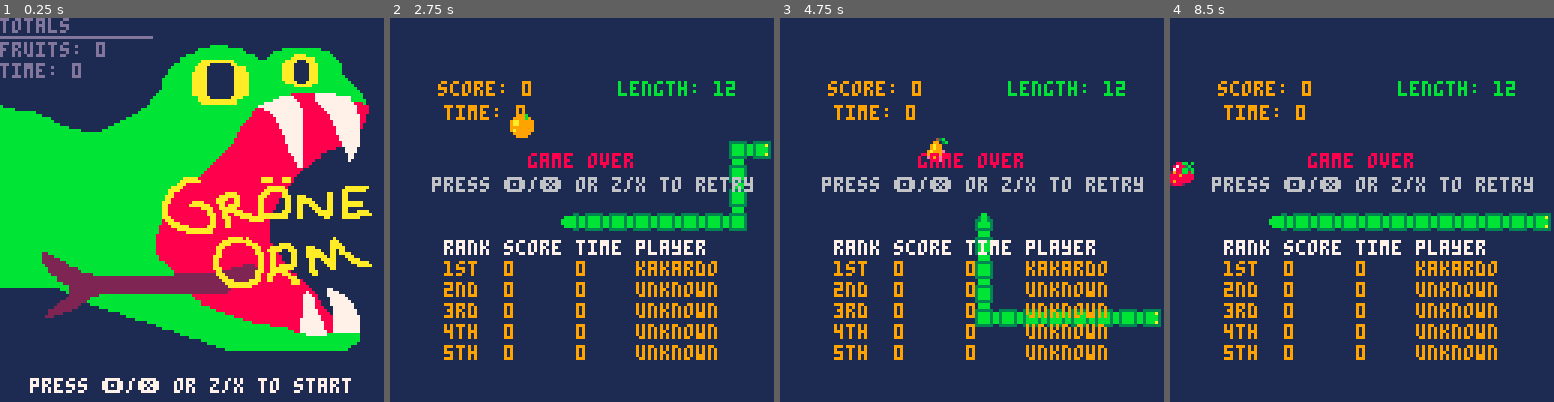
Above: before the commit, frames 1-4 (left to right).
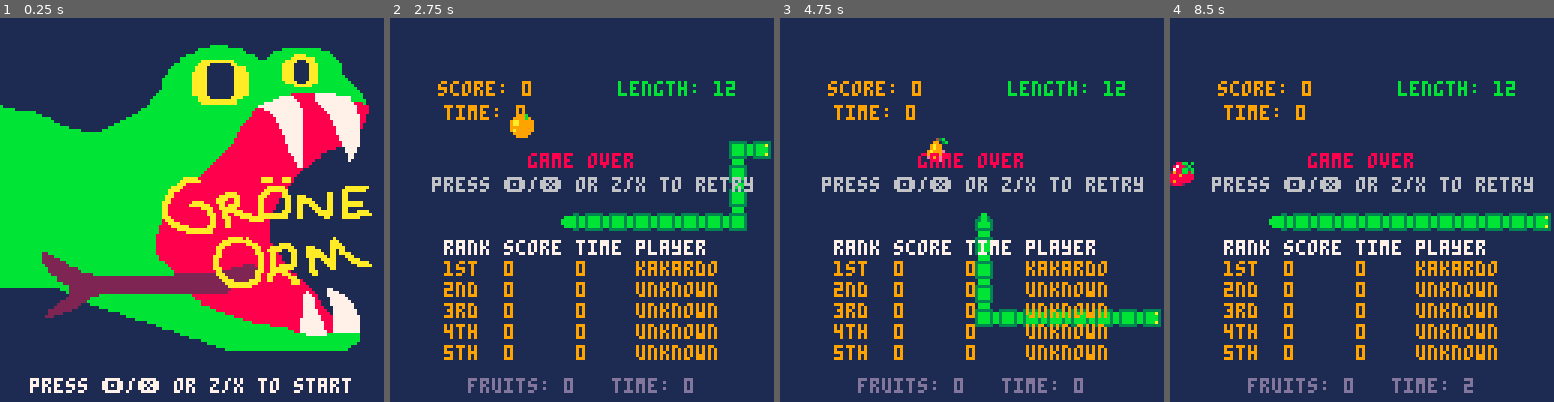
Above: after the commit, the same moments.

Repository: kakardo/Pico-8
Game: PICO-8 cartridge game carts/01 grone orm (snake clone)/snake.p8
Two runs of this game, one before a commit and one after it. Both use one fixed random seed, a clock stepped at 60 frames per second and the inputs below.
Inputs:
- Up to frame 1 (0.25 s): no input
- Up to frame 2 (2.75 s): tap X (X key) at 0.33, 1.07, 1.85 s; tap O (Z key) at 0.7, 1.7, 2.1, 2.5 s; hold Right 1.6-2.1 s; hold Up 2.15-2.42 s; hold Right from 2.47 s (still down)
- Up to frame 3 (4.75 s): tap O (Z key) every 0.4 s from 2.9 to 4.5 s; tap X (X key) at 2.97, 4.08 s; release Right at 3.03 s; hold Left 3.08-3.58 s; hold Down 3.63-3.97 s; hold Right 4.02-4.68 s; hold Up from 4.73 s (still down)
- Up to frame 4 (8.5 s): tap O (Z key) every 0.4 s from 4.9 to 8.1 s; release Up at 5.03 s; hold Left 5.08-5.68 s; tap X (X key) at 5.2, 6.32, 7.43 s; hold Down 5.73-6.03 s; hold Right 6.08-6.58 s; hold Right 6.63-7.13 s; hold Up 7.18-7.45 s; hold Right 7.5-8.07 s; hold Left from 8.12 s (still down)

The runs differ from the first frame. In frame 1, 1.4% of the frame differs, in the area x 0-40%, y 0-16%; in frame 2, 0.7%; in frame 3, 0.7%; in frame 4, 0.7%.

Commit message:
Changed my mind. Show total at game over. Fruit = shorter than score.

Diff:
--- a/game carts/01 grone orm (snake clone)/ui.lua
+++ b/game carts/01 grone orm (snake clone)/ui.lua
@@ -26,6 +26,10 @@
   print_score("3rd", hiscore[3], time_played[3], score_x, score_y+25, score_color, "unknown")
   print_score("4th", hiscore[4], time_played[4], score_x, score_y+32, score_color, "unknown")
   print_score("5th", hiscore[5], time_played[5], score_x, score_y+39, score_color, "unknown")
+
+  local total_fruit = flr(total_score / 10)
+  local total_str = ("fruits: "..total_fruit.."   time: "..total_time)
+  print_centered(total_str, 64, 123, 141)
 end
 
 function print_score(place, score, time, x, y, color, name)
@@ -48,15 +52,6 @@
   local x = 64 - width / 2
   local y = 120
   print(msg, x, y, 7)
-
-  print_totals()
-end
-
-function print_totals()
-  print("totals", 0, 0, 141)
-  line(0,6,50,6,141)
-  print("fruits: "..total_score/10, 0, 8, 141)
-  print("time: "..total_time, 0, 15, 141)
 end
 
 -- LAST_LINE_OF_UI_LUA
